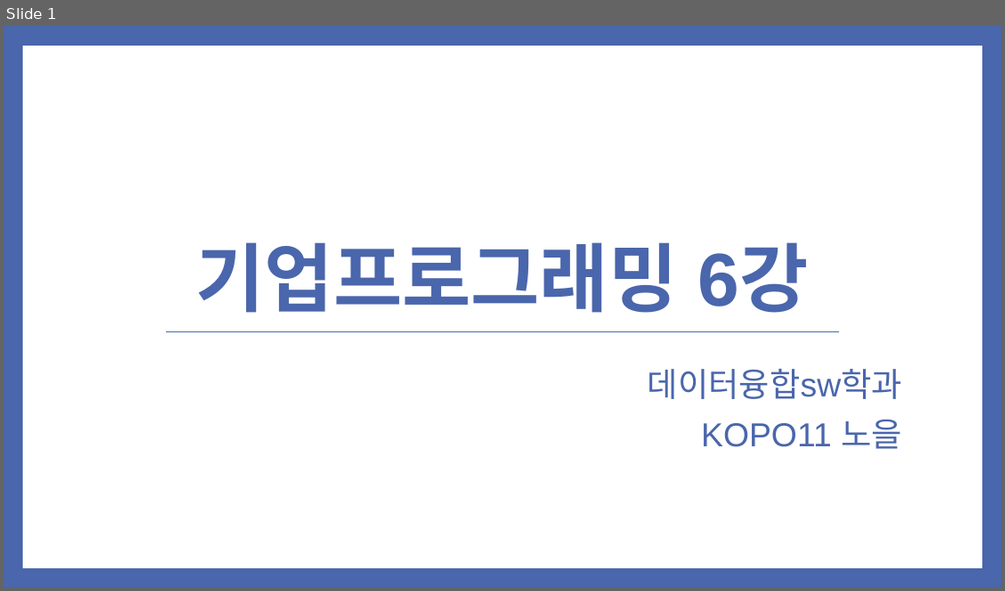
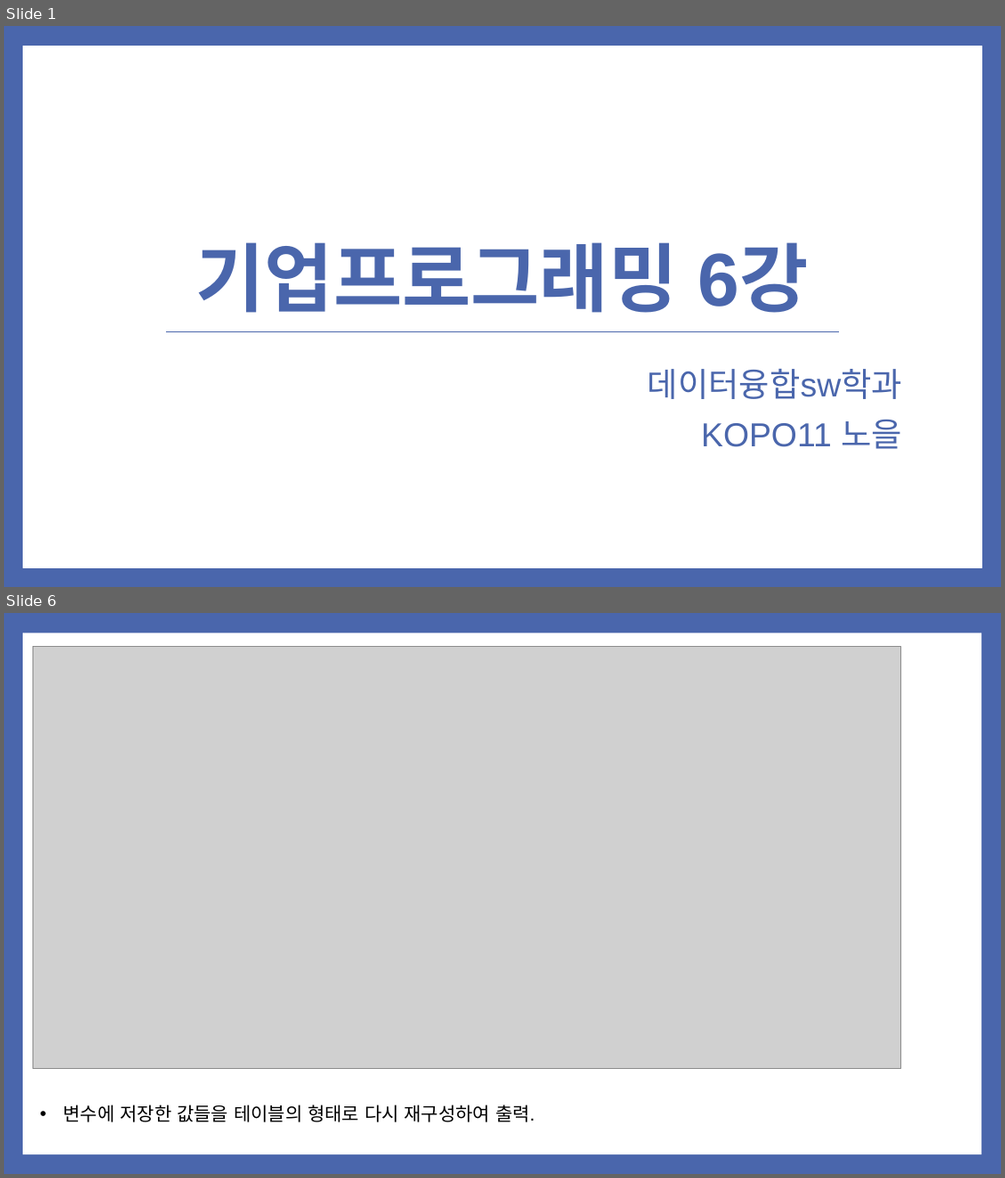
Before and after one commit to noheul1030/KOPO-HTML, a slide deck: 과제PPT/기업업무 6강.pptx. Shown one above the other, each under a label of ours: slide 1 before the commit, slides 1 and 6 after it; the slides between them are not shown. The pictures are 1005x591 and 1005x1178 pixels, drawn with LibreOffice and Linux fonts; fonts in the diff are those of the drawing; grey boxes stand for pictures. Boxes give left, top, right and bottom in pixels: in the first picture for what was removed or moved away, otherwise in the second. Text is boxed around its words. In the diff, an @@ line names an element or a change of style, - is before the commit and + after.

```diff
--- a/과제PPT/기업업무 6강.pptx
+++ b/과제PPT/기업업무 6강.pptx
@@ slide 6 added at box(4, 613, 1001, 1174), background #4A66AC @@
@@ rectangle added at box(23, 633, 981, 1154), fill #FFFFFF @@
@@ picture added at box(32, 647, 900, 1069) @@
@@ text added at box(64, 1104, 535, 1122), 18 pt, text #000000 @@
+• 변수에 저장한 값들을 테이블의 형태로 다시 재구성하여 출력.
```
Also in this commit, not shown: 3 slides changed, 7 other slides added, 5 slides removed.
